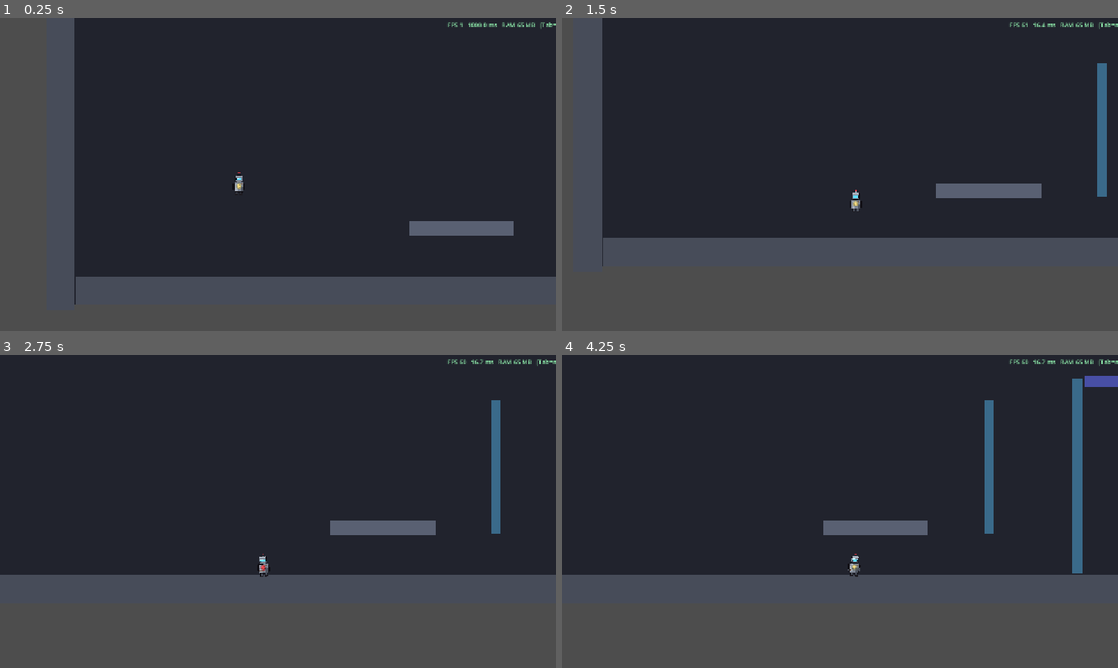
Above: before the commit, frames 1-4 (two rows, left to right).
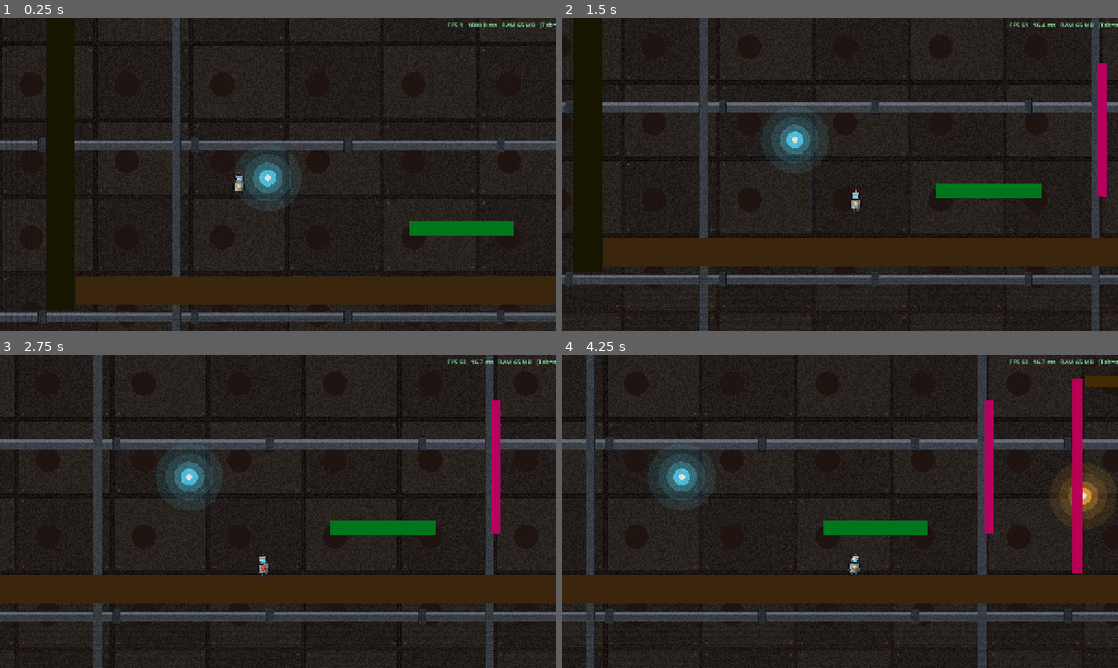
Above: after the commit, the same moments.

Repository: manueleaf/Proyecto_videojuegos_2026_individual
Game: Godot game, scene res://scenes/TestLevel_MagneticWalls.tscn
Same seed, same stepped clock (60 frames per second), same inputs: the game is played once before the commit and once after it. This scene is started directly instead of the project's main scene.
Inputs:
- Up to frame 1 (0.25 s): no input
- Up to frame 2 (1.5 s): tap Enter at 0.5 s; hold J (attract) 0.53-1.28 s; hold D (move_right) from 0.53 s (still down); tap Space (jump) at 0.77 s; tap Shift (cycle_target) at 1.35 s
- Up to frame 3 (2.75 s): tap Space (jump) at 1.52 s; release D (move_right) at 2.03 s; hold A (move_left) from 2.03 s (still down); hold K (repel) from 2.03 s (still down)
- Up to frame 4 (4.25 s): release A (move_left) at 2.78 s; release K (repel) at 2.78 s; hold D (move_right) from 2.78 s (still down); tap Enter at 2.85 s; tap Space (jump) at 3.02, 3.77 s; tap R at 3.6 s

The runs differ from the first frame. In frame 1, 48% of the frame differs, in the area x 0-100%, y 0-100%; in frame 2, 54%; in frame 3, 51%; in frame 4, 52%.

Commit message:
texturizacion de paredes magneticas

Diff:
--- a/scenes/TestLevel_MagneticWalls.tscn
+++ b/scenes/TestLevel_MagneticWalls.tscn
@@ -2,6 +2,7 @@
 
 [ext_resource type="PackedScene" uid="uid://bwcnaqdf0jv41" path="res://scenes/Player.tscn" id="1_fjjk5"]
 [ext_resource type="Script" uid="uid://cr1qhhnkdpiij" path="res://scripts/test_level_magnetic_walls.gd" id="1_psm33"]
+[ext_resource type="Texture2D" uid="uid://bcg1otsmrxmb4" path="res://assets/sprites/bg_factory.png" id="2_c4vgo"]
 [ext_resource type="PackedScene" uid="uid://cwssr66c0codc" path="res://scenes/MagneticWall.tscn" id="2_fjjk5"]
 [ext_resource type="PackedScene" uid="uid://cp7eulhk4s5a6" path="res://scenes/Goal.tscn" id="3_of023"]
 
@@ -29,10 +30,14 @@
 [node name="TestLevel" type="Node2D" unique_id=2118338464]
 script = ExtResource("1_psm33")
 
-[node name="Background" type="Polygon2D" parent="." unique_id=507234384]
-position = Vector2(50, -20)
-color = Color(0.13, 0.14, 0.18, 1)
-polygon = PackedVector2Array(-1240, -504, 1200, -500, 1200, 500, -1234, 505)
+[node name="Background" type="Polygon2D" parent="." unique_id=940476415]
+color = Color(0.04, 0.04, 0.06, 1)
+polygon = PackedVector2Array(-1400, -600, 1400, -600, 1400, 600, -1400, 600)
+
+[node name="BgImage" type="Sprite2D" parent="." unique_id=1932734475]
+texture_filter = 1
+position = Vector2(0, 120)
+texture = ExtResource("2_c4vgo")
 
 [node name="Ground" type="StaticBody2D" parent="." unique_id=589207246]
 position = Vector2(0, 360)
@@ -43,7 +48,7 @@
 
 [node name="Visual" type="Polygon2D" parent="Ground" unique_id=1965972140]
 position = Vector2(58, 96)
-color = Color(0.28, 0.3, 0.35, 1)
+color = Color(0.2379708, 0.14623278, 0.05430174, 1)
 polygon = PackedVector2Array(-1200, -30, 1200, -30, 1200, 30, -1200, 30)
 
 [node name="LeftWall" type="StaticBody2D" parent="." unique_id=1115611924]
@@ -56,7 +61,7 @@
 [node name="Visual" type="Polygon2D" parent="LeftWall" unique_id=1794715220]
 position = Vector2(-3, -7.999981)
 scale = Vector2(1, 1.2625002)
-color = Color(0.28, 0.3, 0.35, 1)
+color = Color(0.0921978, 0.079866625, 0.003726349, 1)
 polygon = PackedVector2Array(-30, -400, 30, -400, 29.999939, -201.51501, 29.99997, 200.57104, 30, 400, -30, 400, -30, 181.4859)
 
 [node name="RightWall" type="StaticBody2D" parent="." unique_id=596630471]
@@ -69,7 +74,7 @@
 [node name="Visual" type="Polygon2D" parent="RightWall" unique_id=384159549]
 position = Vector2(30, -43.5)
 scale = Vector2(1, 1.17875)
-color = Color(0.28, 0.3, 0.35, 1)
+color = Color(0.06431217, 0.07317396, 0.090912454, 1)
 polygon = PackedVector2Array(-30, -400, 30, -400, 30, -260.67856, 30, -79.00513, 30, 400, -30, 400, -30, -131.91217, -30, -213.51135)
 
 [node name="Platform1" type="StaticBody2D" parent="." unique_id=1041724256]
@@ -81,7 +86,7 @@
 
 [node name="Visual" type="Polygon2D" parent="Platform1" unique_id=1729535799]
 position = Vector2(66, 126)
-color = Color(0.35, 0.38, 0.45, 1)
+color = Color(0, 0.46338826, 0.11241209, 1)
 polygon = PackedVector2Array(-110, -15, 110, -15, 110, 15, -110, 15)
 
 [node name="Platformtop" type="StaticBody2D" parent="." unique_id=1926721250]
@@ -94,7 +99,7 @@
 [node name="Visual" type="Polygon2D" parent="Platformtop" unique_id=1257422923]
 position = Vector2(-206.00002, -1.9073486e-06)
 scale = Vector2(4.794793, 0.88461536)
-color = Color(0.2837458, 0.31130016, 0.6502092, 1)
+color = Color(0.26646295, 0.17576161, 0.018405367, 1)
 polygon = PackedVector2Array(-112.89188, -12, 104.953575, -11.022636, 110.00003, -11, 109.4642, 14, 96.69705, 14, -1.9817505, 14.000002, -112.89191, 15.130432)
 
 [node name="HUD" type="CanvasLayer" parent="." unique_id=1918211380]
@@ -135,6 +140,7 @@
 offset_top = -69.0
 offset_right = 13.0
 offset_bottom = 210.0
+color = Color(0.71694547, 0, 0.37252638, 1)
 
 [node name="MagneticWall5" parent="." unique_id=1171416293 instance=ExtResource("2_fjjk5")]
 position = Vector2(100, 185)
@@ -155,6 +161,7 @@
 offset_top = -171.0
 offset_right = -1.0
 offset_bottom = 237.0
+color = Color(0.72382003, 0, 0.3297246, 1)
 
 [node name="Goal" parent="." unique_id=786438781 instance=ExtResource("3_of023")]
 position = Vector2(658, -43)
